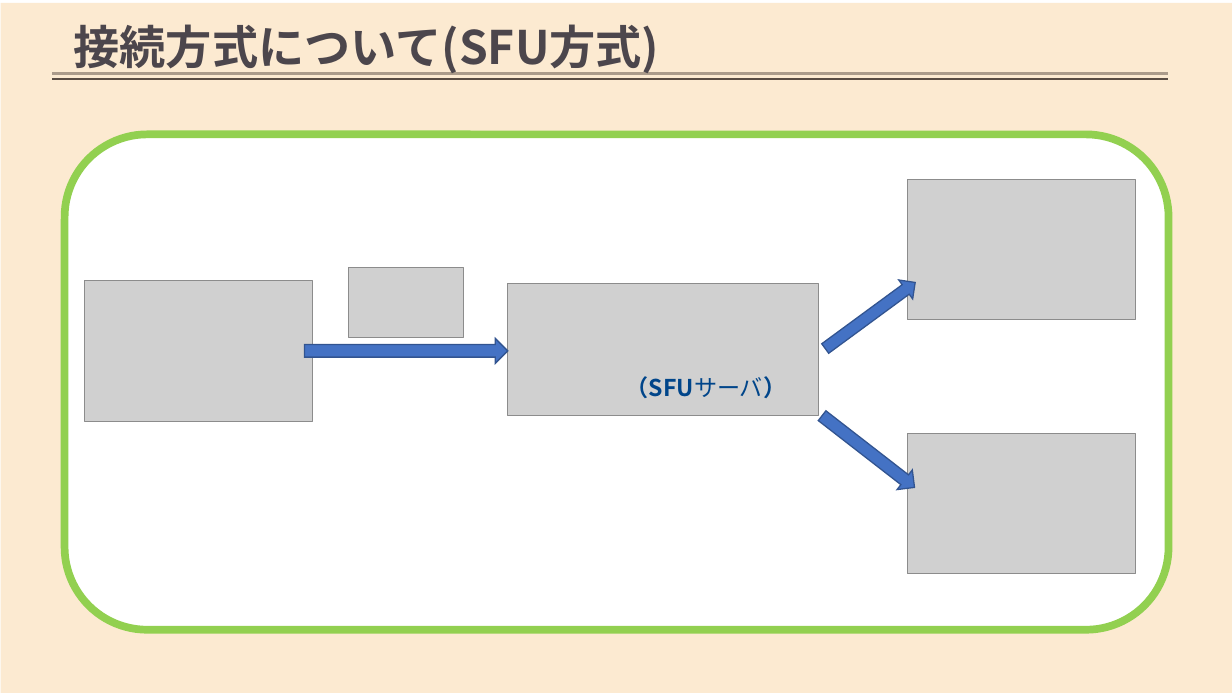
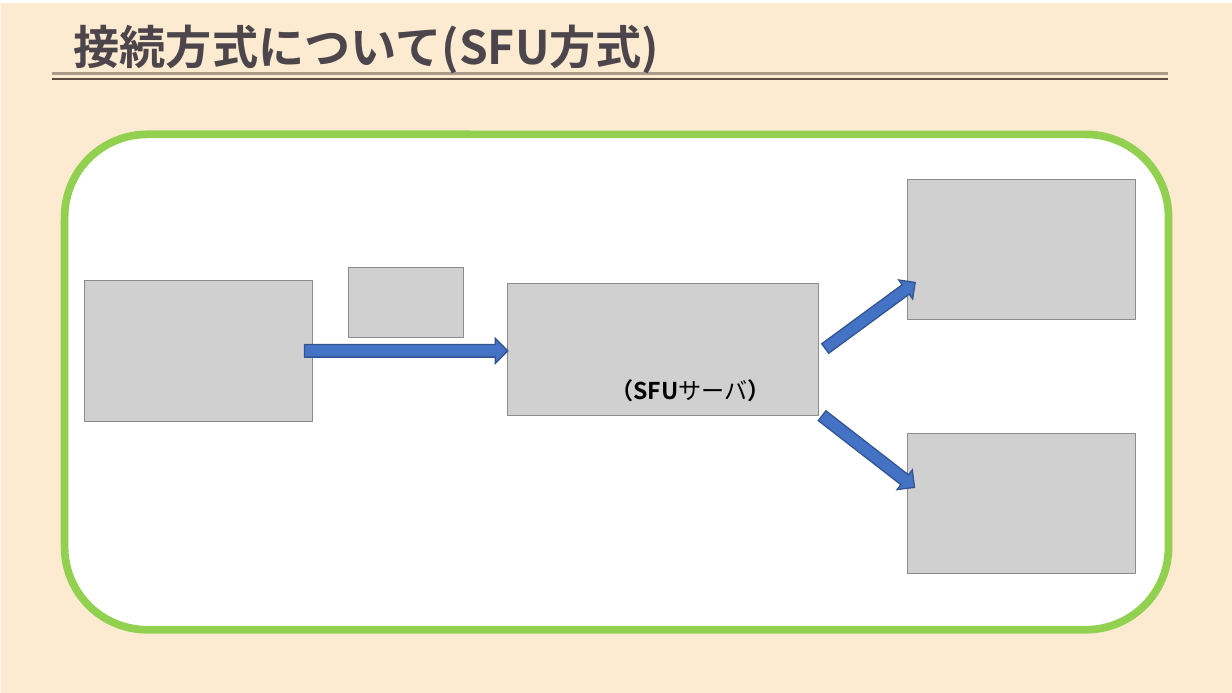
Before and after one commit to rufushiyo/test_subcall, a slide deck: slide 6 of stable.pptx. Drawn at 1232x693 pixels with LibreOffice and Linux fonts; fonts in the diff are those of the drawing; grey boxes stand for pictures; background and template pictures are left out. Boxes give left, top, right and bottom in pixels: in the first picture for what was removed or moved away, otherwise in the second. Text is boxed around its words. In the diff, an @@ line names an element or a change of style, - is before the commit and + after.

```diff
--- a/stable.pptx
+++ b/stable.pptx
@@ text "（SFUサーバ）": place and size @@
-text "（SFUサーバ）" at [626,376,786,398]
+text "（SFUサーバ）" at [610,379,770,401]
@@ text "（SFUサーバ）" at [610,379,770,401]: text colour #00458A to #000000 @@
```
Also in this commit, not shown: 4 other slides changed, 20 other files.
